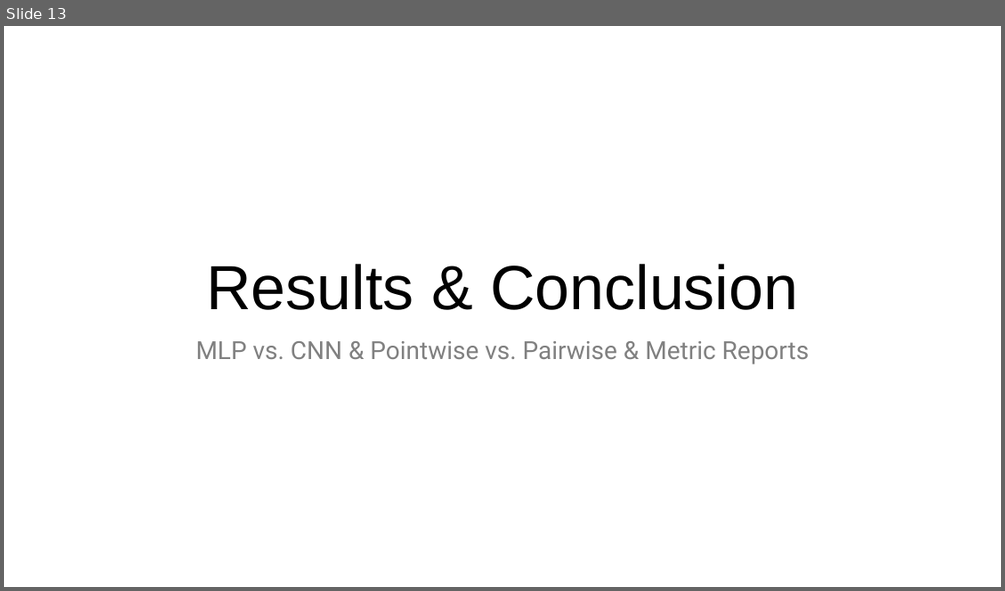
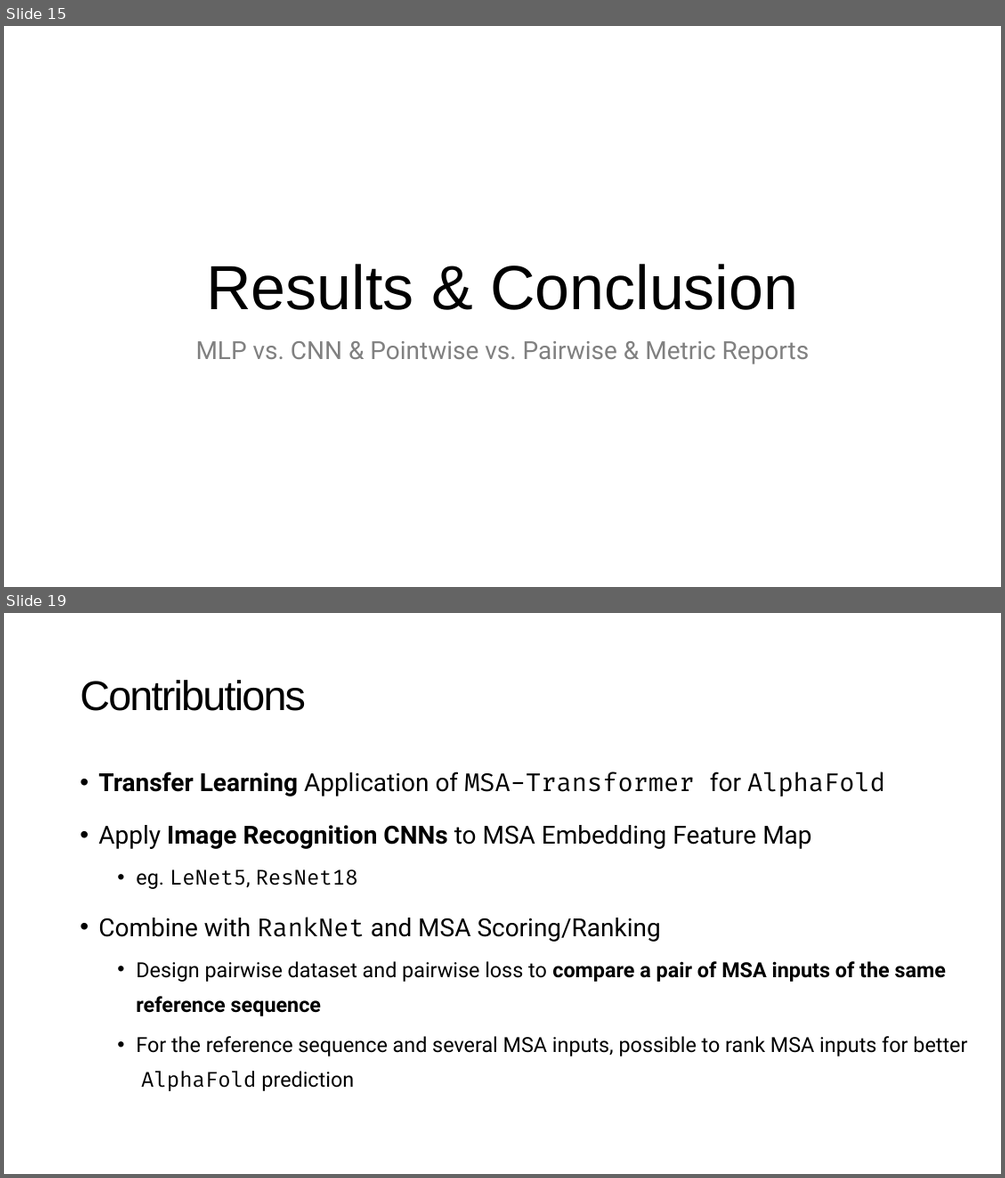
Before and after one commit to NaiL23/ShanghaiTech-CS177H-MSA-Scoring, a slide deck: report/presentation.pptx. Shown one above the other, each under a label of ours: slide 13 before the commit, slides 15 and 19 after it; the slides between them are not shown. The pictures are 1005x591 and 1005x1178 pixels, drawn with LibreOffice and Linux fonts; fonts in the diff are those of the drawing. Boxes give left, top, right and bottom in pixels: in the first picture for what was removed or moved away, otherwise in the second. Text is boxed around its words. In the diff, an @@ line names an element or a change of style, - is before the commit and + after.

```diff
--- a/report/presentation.pptx
+++ b/report/presentation.pptx
@@ slide 19 added at (4,613,1001,1174), background #FFFFFF @@
@@ title added at (80,680,306,711), 40 pt, text #000000 @@
+Contributions
@@ text added at (98,771,967,1091), 20 pt, text #000000 @@
+• Transfer Learning Application of MSA-Transformer for AlphaFold
+• Apply Image Recognition CNNs to MSA Embedding Feature Map
+  • eg. LeNet5, ResNet18
+• Combine with RankNet and MSA Scoring/Ranking
+  • Design pairwise dataset and pairwise loss to compare a pair of MSA inputs of the same reference sequence
+  • For the reference sequence and several MSA inputs, possible to rank MSA inputs for better AlphaFold prediction
@@ what was slide 13 is now slide 15 @@
```
Also in this commit, not shown: 9 slides changed, 5 other slides added, 1 slide removed, 4 other files.
